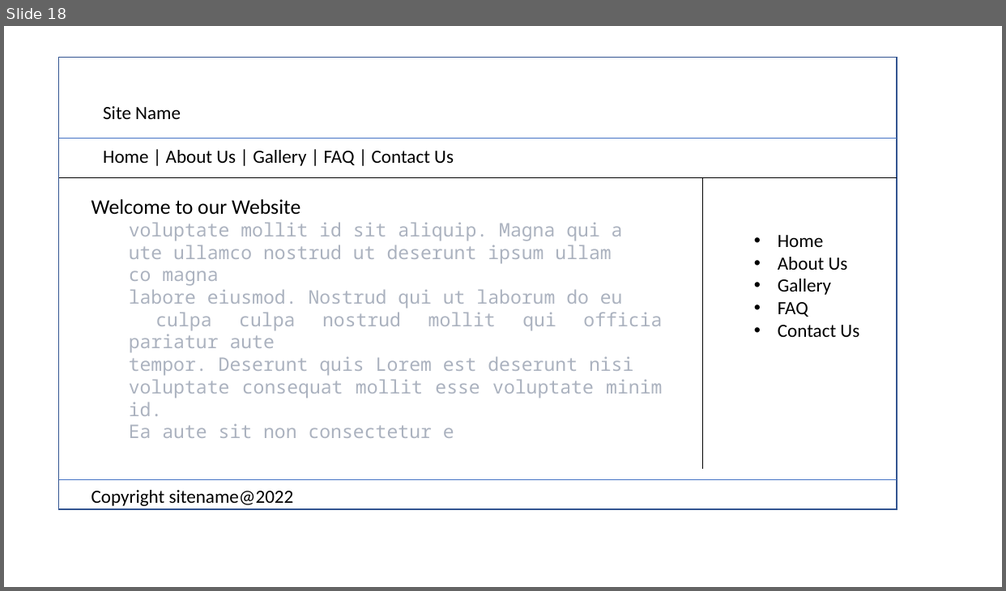
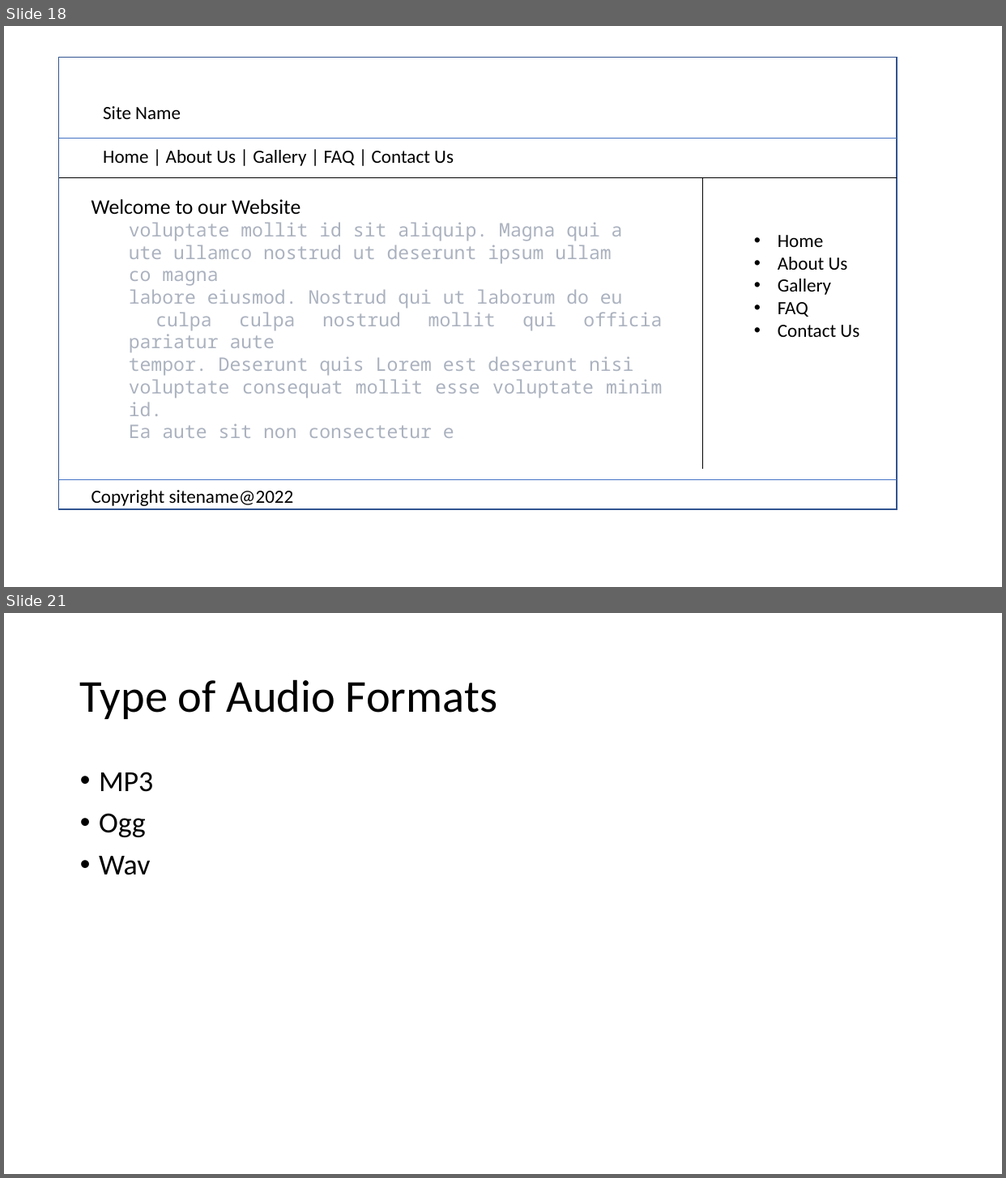
Before and after one commit to PiyushChaturvedii/Batch04, a slide deck: HTML.pptx. Shown one above the other, each under a label of ours: slide 18 before the commit, slides 18 and 21 after it; the slides between them are not shown. The pictures are 1006x591 and 1006x1178 pixels, drawn with LibreOffice and Linux fonts; fonts in the diff are those of the drawing. Boxes give left, top, right and bottom in pixels: in the first picture for what was removed or moved away, otherwise in the second. Text is boxed around its words. In the diff, an @@ line names an element or a change of style, - is before the commit and + after.

```diff
--- a/HTML.pptx
+++ b/HTML.pptx
@@ slide 21 added at <box>4,613,1002,1174</box>, background #FFFFFF @@
@@ title added at <box>80,679,497,719</box>, 44 pt, text #000000 @@
+Type of Audio Formats
@@ text added at <box>99,772,153,875</box>, 28 pt, text #000000 @@
+• MP3
+• Ogg
+• Wav
```
Also in this commit, not shown: 3 other slides added, 8 other files.
